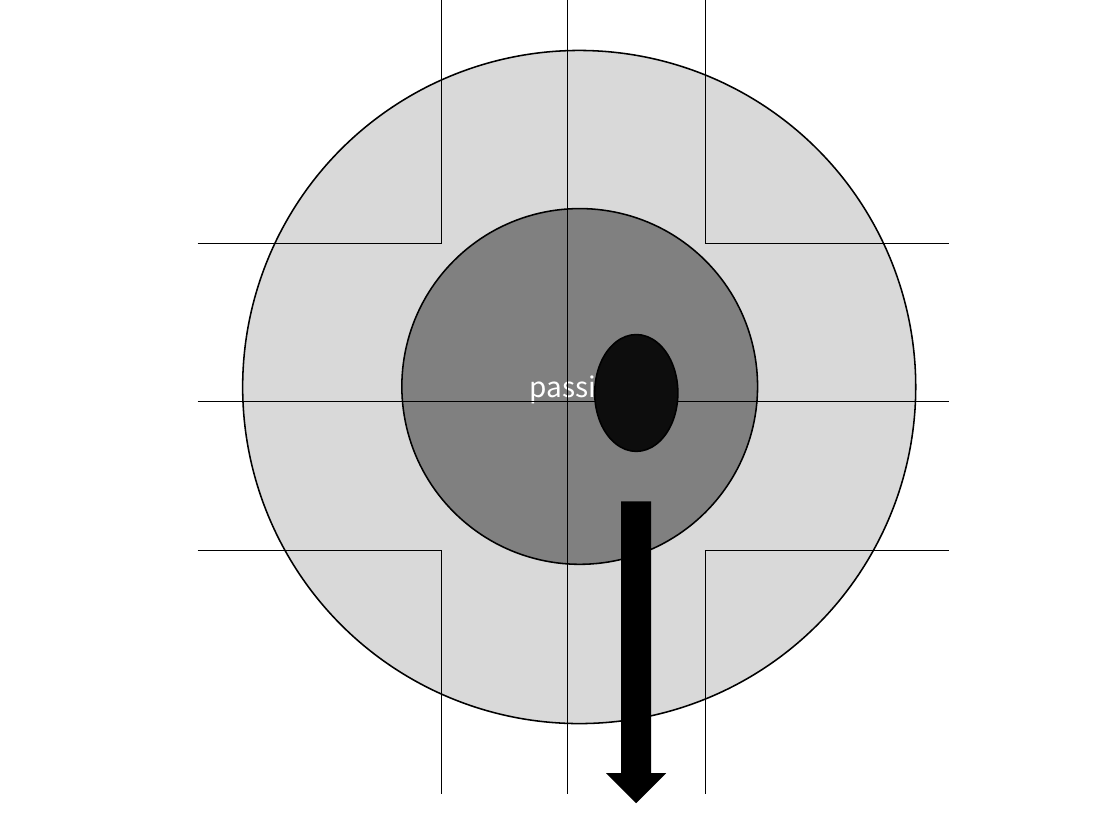
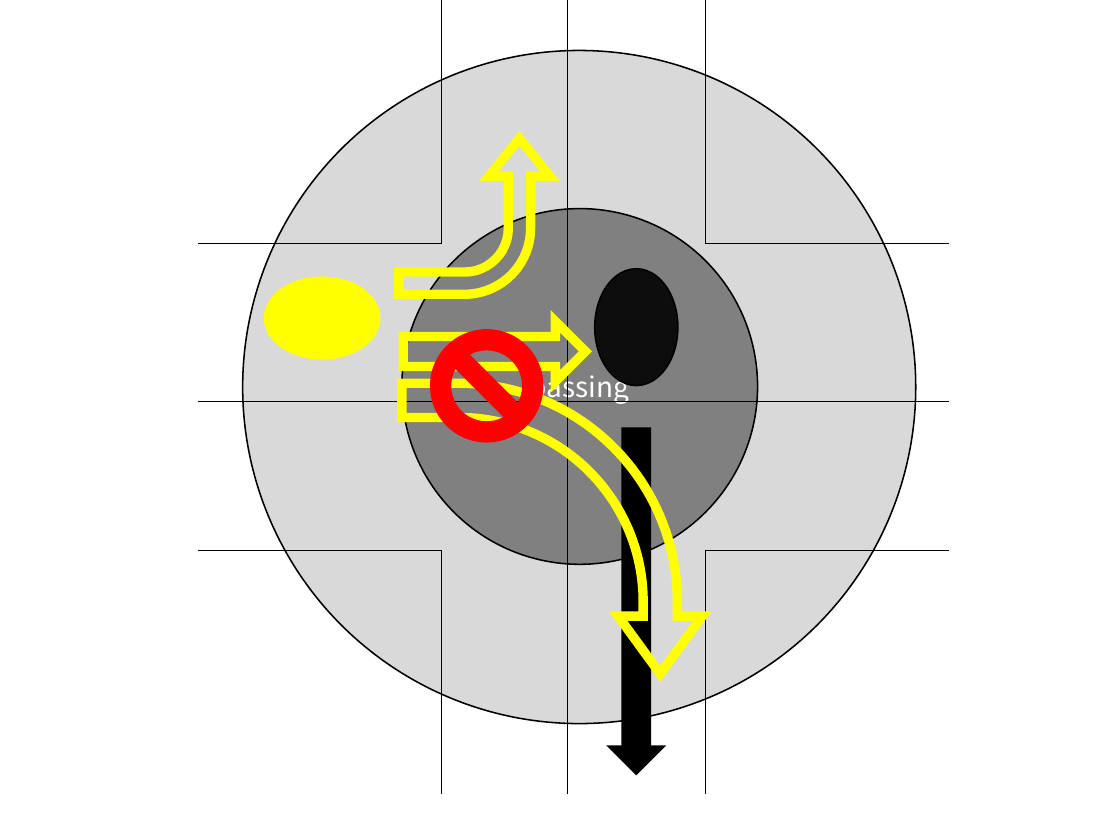
Before and after one commit to Sahara62/SSI2019, a slide deck: slide 2 of model.pptx. Drawn at 1120x840 pixels with LibreOffice and Linux fonts; fonts in the diff are those of the drawing. Boxes give left, top, right and bottom in pixels: in the first picture for what was removed or moved away, otherwise in the second. Text is boxed around its words. In the diff, an @@ line names an element or a change of style, - is before the commit and + after.

```diff
--- a/model.pptx
+++ b/model.pptx
@@ bent arrow added at [399,139,550,295], outline #FFFF00 6 pt @@
@@ ellipse: place and size @@
-ellipse at [595,335,678,451]
+ellipse at [595,269,678,385]
@@ ellipse added at [263,277,380,360], fill #FFFF00 @@
@@ down arrow added at [403,321,586,381], outline #FFFF00 6 pt @@
@@ no-entry sign added at [430,329,543,442], fill #FF0000 @@
@@ bent arrow added at [402,384,702,674], outline #FFFF00 6 pt @@
@@ down arrow: place and size @@
-down arrow at [606,502,665,804]
+down arrow at [606,428,665,776]
```
Also in this commit, not shown: 2 other files.
